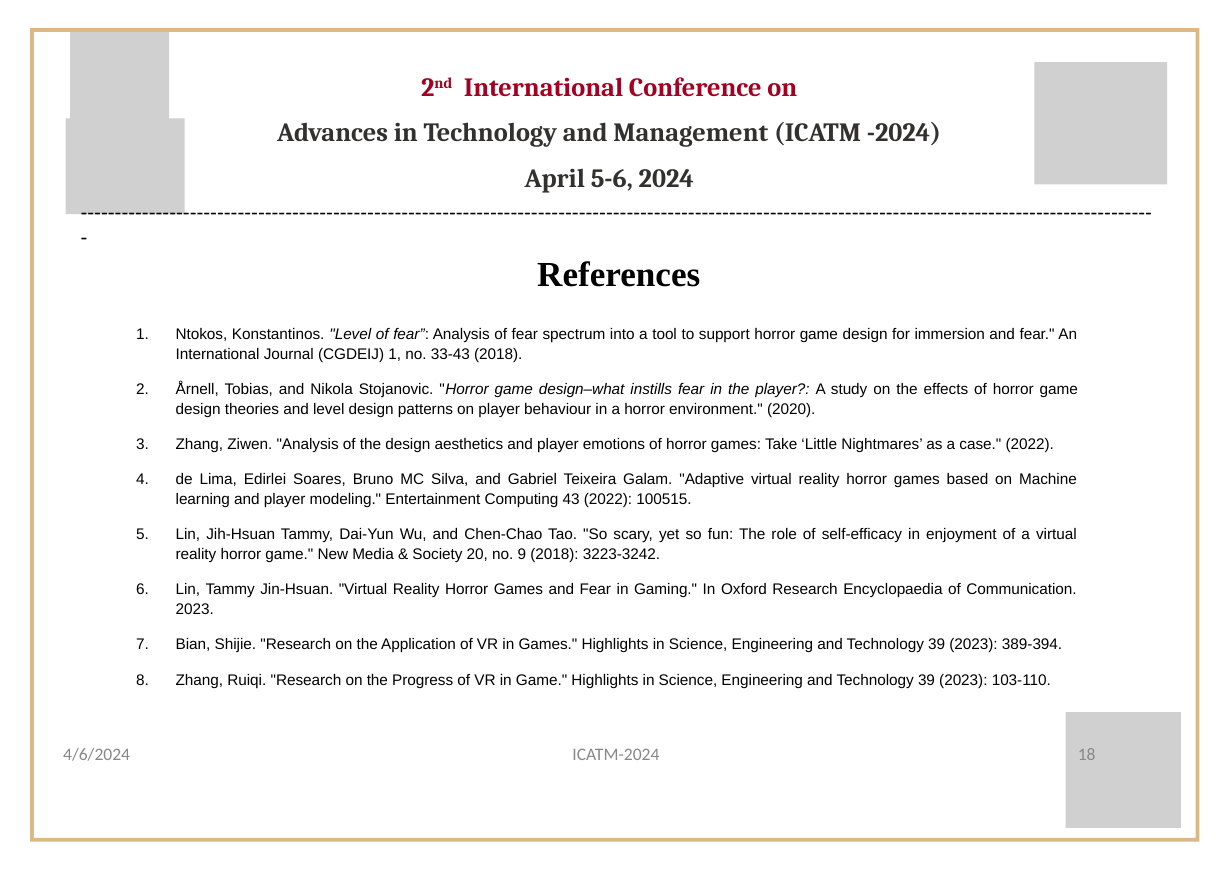
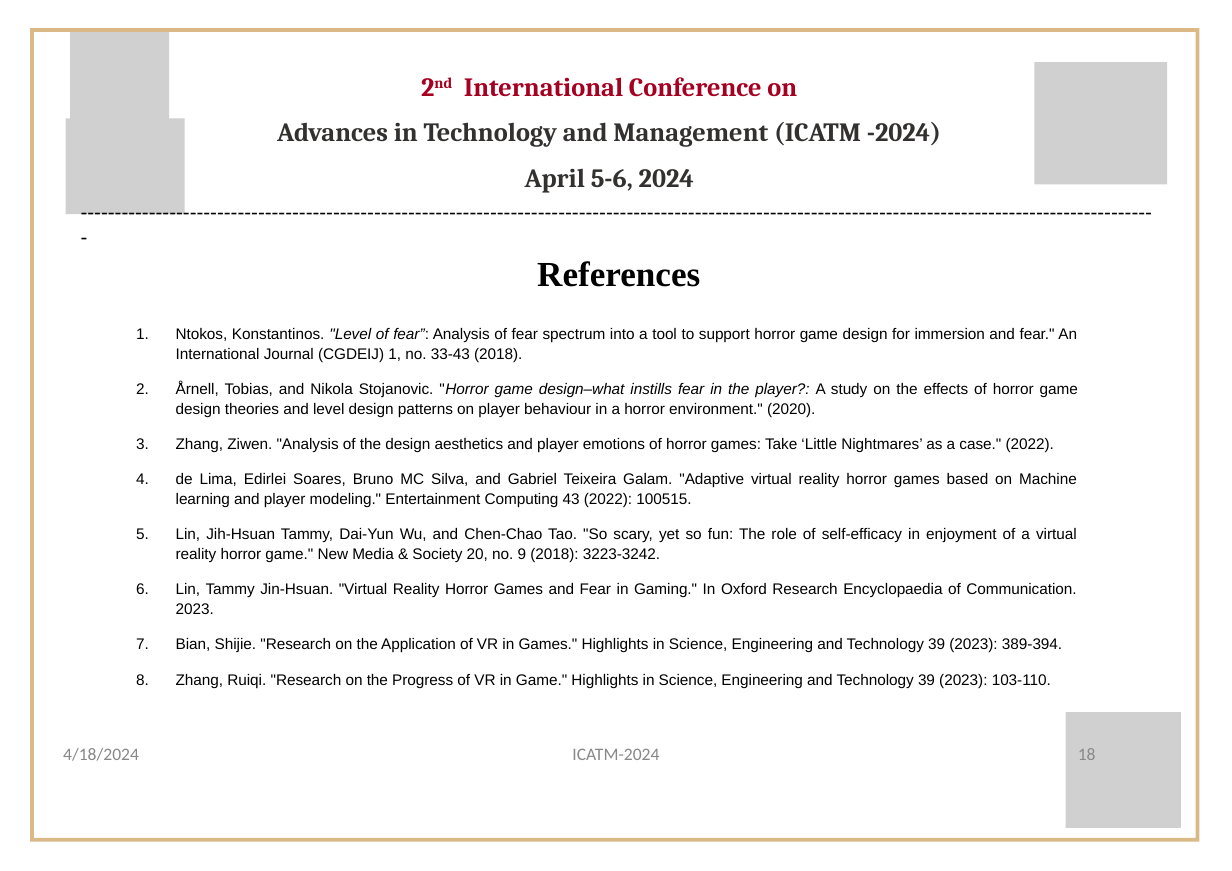
Before and after one commit to ShrutiSabbanii/VRHorror, a slide deck: slide 18 of ICATM/ICATM-2024 Zeroth.pptx. Drawn at 1232x871 pixels with LibreOffice and Linux fonts; fonts in the diff are those of the drawing; grey boxes stand for pictures; background and template pictures are left out. Boxes give left, top, right and bottom in pixels: in the first picture for what was removed or moved away, otherwise in the second. Text is boxed around its words. In the diff, an @@ line names an element or a change of style, - is before the commit and + after.

```diff
--- a/ICATM/ICATM-2024 Zeroth.pptx
+++ b/ICATM/ICATM-2024 Zeroth.pptx
@@ text at <box>63,748,139,761</box>: text changed @@
-4/6/2024
+4/18/2024
```
Also in this commit, not shown: 18 other slides changed.
